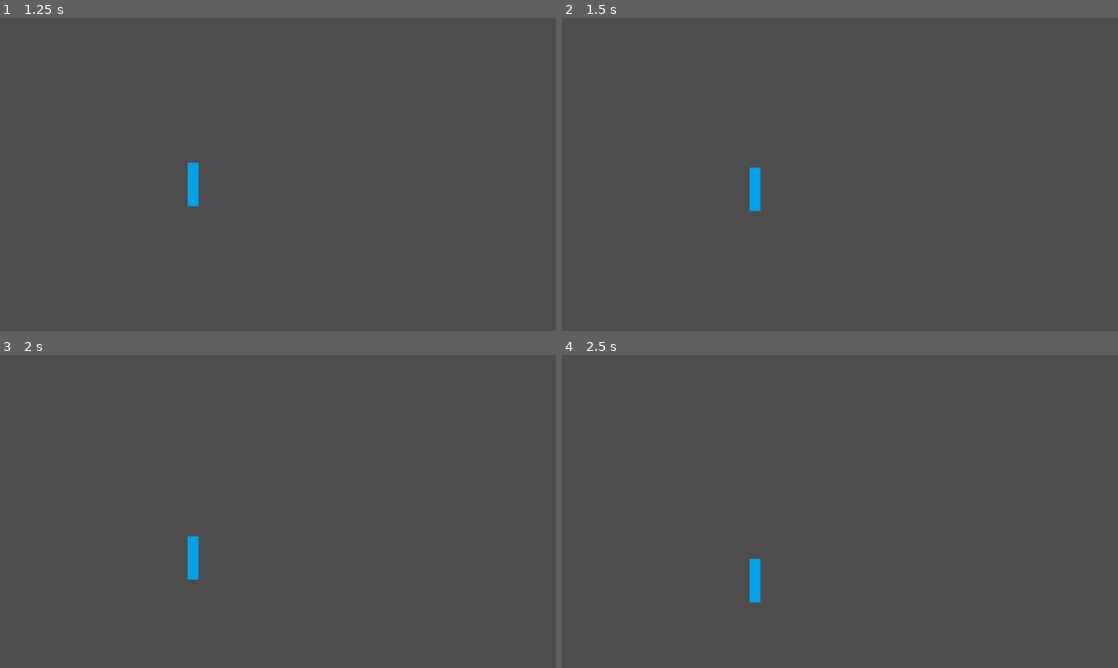
Above: before the commit, frames 1-4 (two rows, left to right).
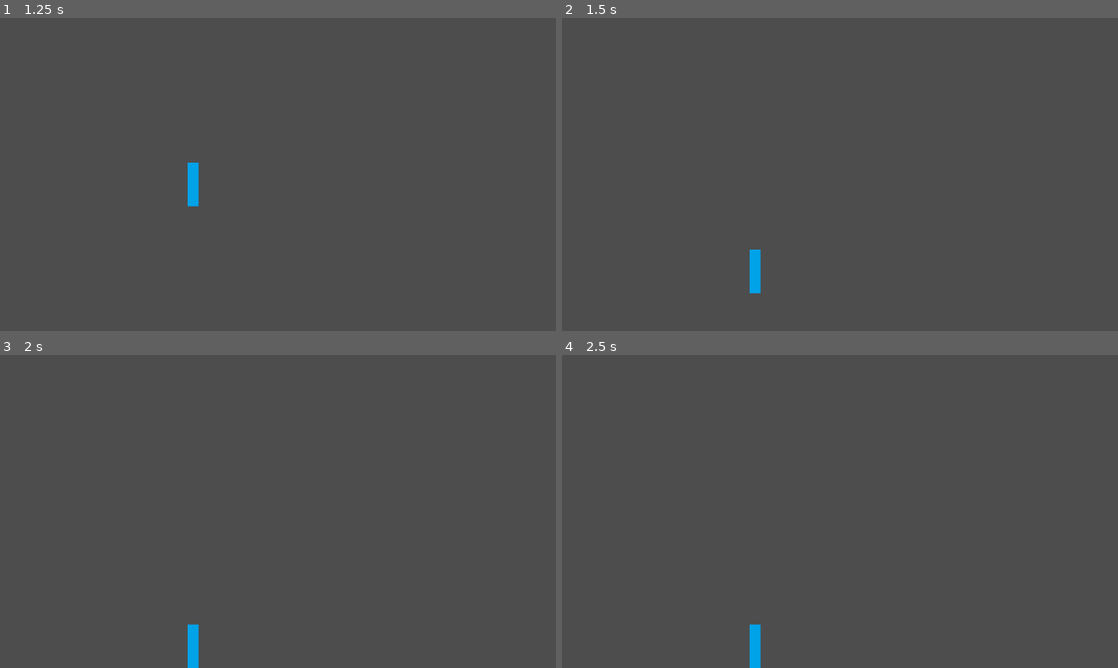
Above: after the commit, the same moments.

Repository: leonardohra-gh/game-samples-godot
Game: Godot game, scene res://games/pong/scenes/tests/boundaries.tscn
Same seed, same stepped clock (60 frames per second), same inputs: the game is played once before the commit and once after it. The project has no main scene, so this scene is started directly.
Inputs:
- Up to frame 1 (1.25 s): tap Enter at 0.5 s; hold Right (move_right) from 0.53 s (still down)
- Up to frame 2 (1.5 s): tap Space at 1.25 s; release Right (move_right) at 1.28 s; hold Down (move_down) from 1.28 s (still down)
- Up to frame 3 (2 s): keep holding Down (move_down)
- Up to frame 4 (2.5 s): release Down (move_down) at 2.03 s; hold Right (move_right) from 2.03 s (still down)

Frame 1 is identical in both runs. In frame 2, 0.6% of the frame differs, in the area x 33-36%, y 47-88%; in frame 3, 0.6%; in frame 4, 0.6%.

Commit message:
Creating the ball, that bounces and increases speed

Diff:
--- /dev/null
+++ b/games/pong/scenes/ball/ball.gd
@@ -0,0 +1,52 @@
+extends RigidBody2D
+
+@export var speed: float = 200
+@export var max_speed: float = 1000
+
+# The angles below are to respect to Vector2.RIGHT
+const DEGREE_45 = PI/4
+const DEGREE_90 = PI/2
+const DEGREE_135 = 3*PI/4
+const DEGREE_180 = PI
+const DEGREE_225 = -DEGREE_135
+const DEGREE_270 = -DEGREE_90
+const DEGREE_315 = -DEGREE_45
+# from 135º to 225º,
+const angle_range_left = [DEGREE_135, DEGREE_225]
+#from -45º to 45º
+const angle_range_right = [DEGREE_315, DEGREE_45]
+
+func _ready() -> void:
+	var direction = generate_random_direction()
+	linear_velocity = direction * speed
+	connect("body_exited", _on_body_exited)
+
+func generate_random_direction() -> Vector2:
+	var angle_ranges = [angle_range_left, angle_range_right]
+	var direction = randi_range(0, 1)
+	var angle_range_for_direction = angle_ranges[direction]
+	var angle_chosen = randf_range(angle_range_for_direction[0], angle_range_for_direction[1])
+	return Vector2.RIGHT.rotated(angle_chosen)
+
+func _integrate_forces(_state: PhysicsDirectBodyState2D) -> void:
+	linear_velocity = linear_velocity.normalized() * speed
+
+func _on_body_exited(body: PhysicsBody2D) -> void:
+	if body.is_in_group("paddle"):
+		speed *= 1.1
+		if speed > max_speed: speed = max_speed
+		redirect_ball()
+
+func redirect_ball():
+	var current_direction = linear_velocity.normalized()
+	var current_angle = current_direction.angle()
+	var corrected_angle = correct_angle(current_angle)
+	var direction = Vector2.RIGHT.rotated(corrected_angle)
+	linear_velocity = direction * speed
+
+func correct_angle(angle: float) -> float:
+	if angle > DEGREE_45 and angle < DEGREE_90: return DEGREE_45
+	else: if angle > DEGREE_90 and angle < DEGREE_135: return DEGREE_135
+	else: if angle > DEGREE_225 and angle < DEGREE_270: return DEGREE_225
+	else: if angle > DEGREE_270 and angle < DEGREE_315: return DEGREE_315
+	return angle
--- /dev/null
+++ b/games/pong/scenes/ball/ball.tscn
@@ -0,0 +1,25 @@
+[gd_scene load_steps=5 format=3 uid="uid://pdvnsd36qtag"]
+
+[ext_resource type="Script" path="res://games/pong/scenes/ball/ball.gd" id="1_efmul"]
+[ext_resource type="Texture2D" uid="uid://cajfnjt761o28" path="res://games/pong/scenes/ball/ball.png" id="1_md3qw"]
+
+[sub_resource type="PhysicsMaterial" id="PhysicsMaterial_dr3jx"]
+friction = 0.0
+bounce = 1.0
+
+[sub_resource type="CircleShape2D" id="CircleShape2D_6rqu7"]
+radius = 17.0
+
+[node name="Ball" type="RigidBody2D"]
+mass = 0.001
+physics_material_override = SubResource("PhysicsMaterial_dr3jx")
+gravity_scale = 0.0
+contact_monitor = true
+max_contacts_reported = 3
+script = ExtResource("1_efmul")
+
+[node name="Sprite2D" type="Sprite2D" parent="."]
+texture = ExtResource("1_md3qw")
+
+[node name="CollisionShape2D" type="CollisionShape2D" parent="."]
+shape = SubResource("CircleShape2D_6rqu7")
--- a/games/pong/scenes/paddle/paddle.tscn
+++ b/games/pong/scenes/paddle/paddle.tscn
@@ -7,7 +7,7 @@
 [sub_resource type="RectangleShape2D" id="RectangleShape2D_a7w3k"]
 size = Vector2(25, 100)
 
-[node name="Paddle" type="CharacterBody2D"]
+[node name="Paddle" type="CharacterBody2D" groups=["paddle"]]
 motion_mode = 1
 
 [node name="CollisionShape2D" type="CollisionShape2D" parent="."]
@@ -19,7 +19,9 @@
 [node name="Movement" type="Node" parent="." node_paths=PackedStringArray("behavior")]
 script = ExtResource("2_c3c6r")
 x_axis_allowed = false
+speed = 1000.0
 behavior = NodePath("Behavior")
+should_have_momentum = false
 
 [node name="Behavior" type="Node" parent="Movement"]
 script = ExtResource("3_edsb8")
--- /dev/null
+++ b/games/pong/scenes/tests/ball_movement.tscn
@@ -0,0 +1,31 @@
+[gd_scene load_steps=3 format=3 uid="uid://kb0qtlwccxn8"]
+
+[ext_resource type="PackedScene" uid="uid://pdvnsd36qtag" path="res://games/pong/scenes/ball/ball.tscn" id="1_niy0x"]
+
+[sub_resource type="WorldBoundaryShape2D" id="WorldBoundaryShape2D_qcvu0"]
+
+[node name="BallMovement" type="Node2D"]
+
+[node name="ScreenBoundaries" type="StaticBody2D" parent="."]
+
+[node name="Top" type="CollisionShape2D" parent="ScreenBoundaries"]
+position = Vector2(640, 0)
+rotation = 3.14159
+shape = SubResource("WorldBoundaryShape2D_qcvu0")
+
+[node name="Bottom" type="CollisionShape2D" parent="ScreenBoundaries"]
+position = Vector2(640, 720)
+shape = SubResource("WorldBoundaryShape2D_qcvu0")
+
+[node name="Left" type="CollisionShape2D" parent="ScreenBoundaries"]
+position = Vector2(0, 360)
+rotation = 1.5708
+shape = SubResource("WorldBoundaryShape2D_qcvu0")
+
+[node name="Right" type="CollisionShape2D" parent="ScreenBoundaries"]
+position = Vector2(1280, 360)
+rotation = -1.5708
+shape = SubResource("WorldBoundaryShape2D_qcvu0")
+
+[node name="Ball" parent="." instance=ExtResource("1_niy0x")]
+position = Vector2(619, 304)
--- /dev/null
+++ b/games/pong/scenes/tests/elements_interaction.tscn
@@ -0,0 +1,40 @@
+[gd_scene load_steps=5 format=3 uid="uid://tokah6duorkp"]
+
+[ext_resource type="PackedScene" uid="uid://pe5kw6dt7xyi" path="res://games/pong/scenes/player/player.tscn" id="1_7eo5l"]
+[ext_resource type="PackedScene" uid="uid://j2plfxmkew2j" path="res://games/pong/scenes/opponent/opponent.tscn" id="2_wecct"]
+[ext_resource type="PackedScene" uid="uid://pdvnsd36qtag" path="res://games/pong/scenes/ball/ball.tscn" id="3_ipsiw"]
+
+[sub_resource type="WorldBoundaryShape2D" id="WorldBoundaryShape2D_nd40g"]
+
+[node name="ElementsInteraction" type="Node2D"]
+
+[node name="ScreenBoundaries" type="StaticBody2D" parent="."]
+
+[node name="Top" type="CollisionShape2D" parent="ScreenBoundaries"]
+position = Vector2(640, 0)
+rotation = 3.14159
+shape = SubResource("WorldBoundaryShape2D_nd40g")
+
+[node name="Bottom" type="CollisionShape2D" parent="ScreenBoundaries"]
+position = Vector2(640, 720)
+shape = SubResource("WorldBoundaryShape2D_nd40g")
+
+[node name="Left" type="CollisionShape2D" parent="ScreenBoundaries"]
+position = Vector2(0, 360)
+rotation = 1.5708
+shape = SubResource("WorldBoundaryShape2D_nd40g")
+
+[node name="Right" type="CollisionShape2D" parent="ScreenBoundaries"]
+position = Vector2(1280, 360)
+rotation = -1.5708
+shape = SubResource("WorldBoundaryShape2D_nd40g")
+
+[node name="Player" parent="." instance=ExtResource("1_7eo5l")]
+position = Vector2(50, 360)
+
+[node name="Opponent" parent="." node_paths=PackedStringArray("node_to_follow") instance=ExtResource("2_wecct")]
+position = Vector2(1230, 360)
+node_to_follow = NodePath("../Ball")
+
+[node name="Ball" parent="." instance=ExtResource("3_ipsiw")]
+position = Vector2(640, 360)
--- a/project.godot
+++ b/project.godot
@@ -23,6 +23,10 @@
 
 project/assembly_name="Game Samples"
 
+[global_group]
+
+paddle=""
+
 [input]
 
 move_up={
Binary file added: games/pong/scenes/ball/ball.png
Not shown, added: games/pong/scenes/ball/ball.png.import
